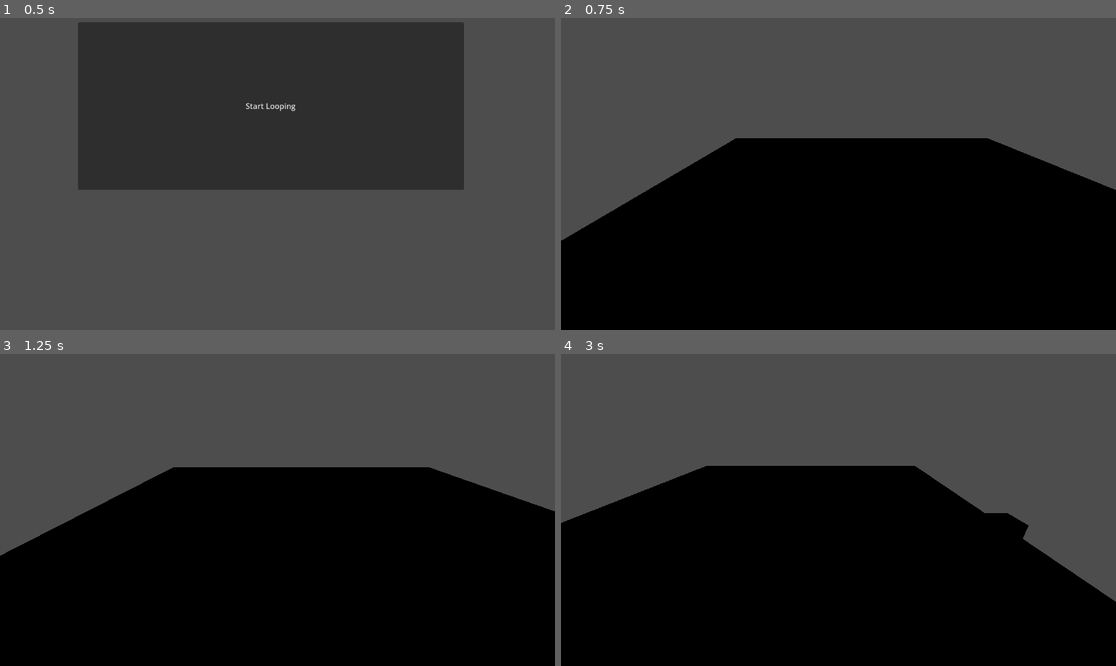
Above: before the commit, frames 1-4 (two rows, left to right).
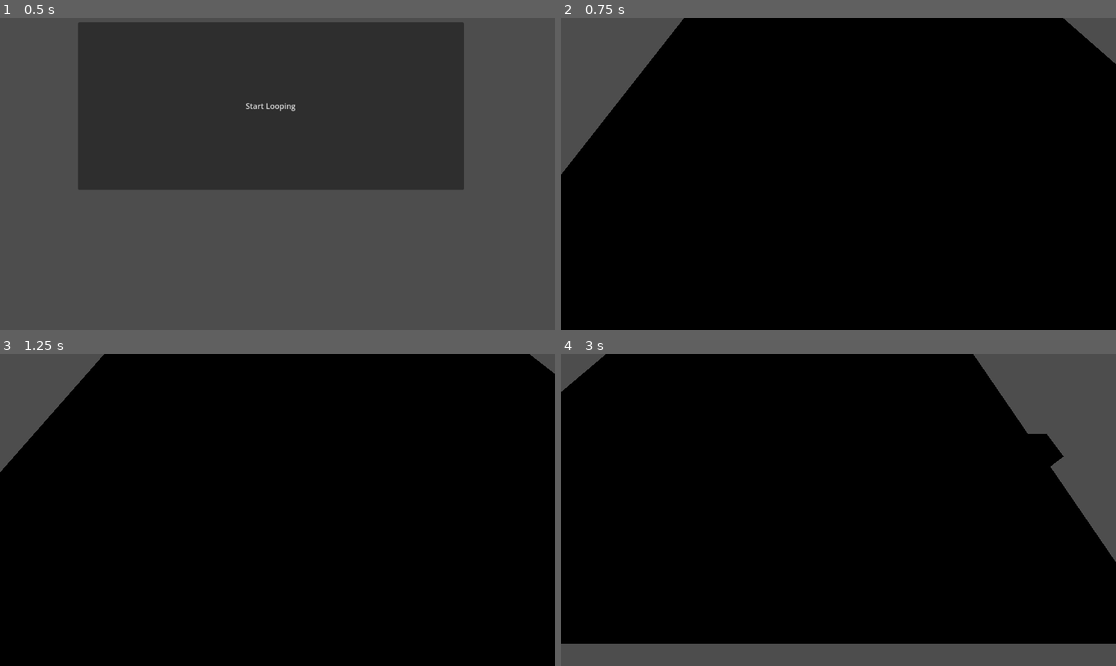
Above: after the commit, the same moments.

Repository: AlexTheAccount/Loop
Game: Godot game, scene res://PackedScenes/Main Menu.tscn
Same seed, same stepped clock (60 frames per second), same inputs: the game is played once before the commit and once after it.
Inputs (mouse positions are in pixels of both pictures, inside the frame that each line leads up to):
- Up to frame 1 (0.5 s): no input
- Up to frame 2 (0.75 s): click "Start Looping" at 0.5 s
- Up to frame 3 (1.25 s): no input
- Up to frame 4 (3 s): tap Enter (ui_accept) at 1.25, 1.52, 2.27 s; move the mouse to (960, 494) at 1.27 s; hold Right (ui_right) 1.28-2.03 s; hold Space (ui_select) 1.28-2.03 s; move the mouse to (727, 525) at 2.02 s; hold Down (ui_down) 2.03-2.78 s; tap Space (ui_select) at 2.1 s; move the mouse to (894, 441) at 2.77 s; hold Right (ui_right) from 2.78 s (still down); hold Space (ui_select) from 2.78 s (still down)

Frame 1 is identical in both runs. In frame 2, 39% of the frame differs, in the area x 0-100%, y 0-72%; in frame 3, 39%; in frame 4, 44%, in the area x 0-100%, y 0-100%.

Commit message:
fixed player rotation

Diff:
--- a/PackedScenes/Main Menu.tscn
+++ b/PackedScenes/Main Menu.tscn
@@ -9,6 +9,7 @@
 anchor_bottom = 1.0
 grow_horizontal = 2
 grow_vertical = 2
+mouse_filter = 2
 script = ExtResource("1_cfhl4")
 
 [node name="Start" type="Button" parent="."]
--- a/PackedScenes/Player.tscn
+++ b/PackedScenes/Player.tscn
@@ -1,10 +1,13 @@
-[gd_scene load_steps=4 format=3 uid="uid://ntp657mu5don"]
+[gd_scene load_steps=5 format=3 uid="uid://ntp657mu5don"]
 
 [ext_resource type="Script" uid="uid://bylp4cxnnl3xt" path="res://Scripts/PlayerBody.gd" id="1_m6ro6"]
 
 [sub_resource type="BoxShape3D" id="BoxShape3D_0rwas"]
 
 [sub_resource type="BoxMesh" id="BoxMesh_0rwas"]
+
+[sub_resource type="BoxShape3D" id="BoxShape3D_m6ro6"]
+size = Vector3(30, 1, 30)
 
 [node name="Player" type="Node3D"]
 
@@ -19,4 +22,12 @@
 skeleton = NodePath("../..")
 
 [node name="Camera3D" type="Camera3D" parent="CharacterBody3D"]
-transform = Transform3D(1, 0, 0, 0, 0.904455, 0.426569, 0, -0.426569, 0.904455, 0, 3.45644, 4.03885)
+transform = Transform3D(1, 0, 0, 0, 0.499456, 0.86634, 0, -0.86634, 0.499456, 0, 4.361, 2.18)
+
+[node name="MouseArea3D" type="Area3D" parent="CharacterBody3D"]
+collision_layer = 128
+collision_mask = 0
+
+[node name="CollisionShape3D" type="CollisionShape3D" parent="CharacterBody3D/MouseArea3D"]
+transform = Transform3D(1, 0, 0, 0, 1, 0, 0, 0, 1, 0, -2.04117, 0)
+shape = SubResource("BoxShape3D_m6ro6")
--- a/Scripts/PlayerBody.gd
+++ b/Scripts/PlayerBody.gd
@@ -1,10 +1,16 @@
 extends CharacterBody3D
-
-var pelletLoad = load("res://PackedScenes/Pellet.tscn")
 
 const SPEED = 5.0
 const JUMP_VELOCITY = 4.5
 
+var pelletLoad = load("res://PackedScenes/Pellet.tscn")
+
+var camera
+var playerShape
+
+func _ready():
+	playerShape = get_node("CollisionShape3D")
+	camera = get_node("Camera3D")
 
 func _physics_process(delta: float) -> void:
 	# Add the gravity.
@@ -29,8 +35,32 @@
 	move_and_slide()
 
 func _input(event):
+	# for shooting pellets
 	if event.is_action_pressed("ui_select"):
-		var pelletInsta = pelletLoad.instantiate()
-		pelletInsta.position = position
-		pelletInsta.rotation = rotation
-		get_parent().add_child(pelletInsta)
+		SpawnPellet()
+
+	# for player mouse rotation
+	if event is InputEventMouseMotion:
+		AlignPlayerWithMouse()
+
+func SpawnPellet():
+	var pelletInsta = pelletLoad.instantiate()
+	pelletInsta.position = playerShape.position
+	pelletInsta.rotation = playerShape.rotation
+	get_parent().add_child(pelletInsta)
+
+func AlignPlayerWithMouse():
+	var space_state = get_world_3d().direct_space_state
+	var mousePos = get_viewport().get_mouse_position()
+	var rayStart = camera.project_ray_origin(mousePos)
+	var rayEnd = rayStart + camera.project_ray_normal(mousePos) * 1000
+	var query = PhysicsRayQueryParameters3D.create(rayStart, rayEnd)
+	query.collide_with_areas = true
+	query.set_collision_mask(128)
+
+	var intersection = space_state.intersect_ray(query)
+
+	if not intersection.is_empty():
+		playerShape.look_at(intersection.position)
+		playerShape.rotation.x = 0
+		playerShape.rotation.z = 0
